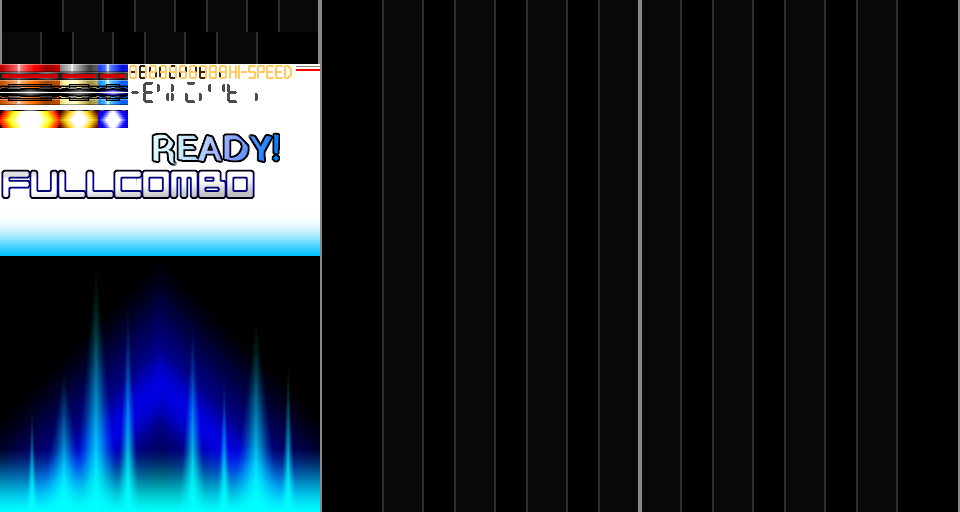
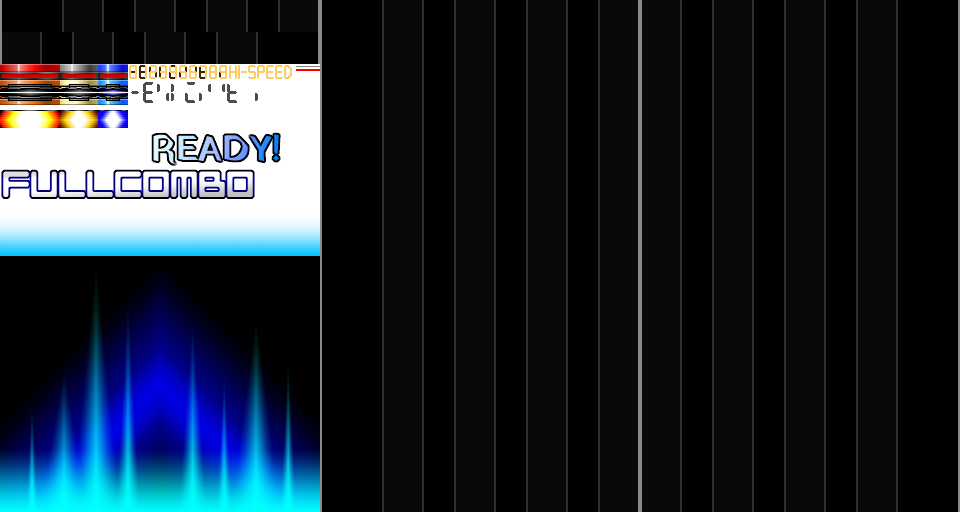
Layer changes from the first (960, 512) image to the second:
painted on "レイヤー 0" over [136, 134, 281, 200]